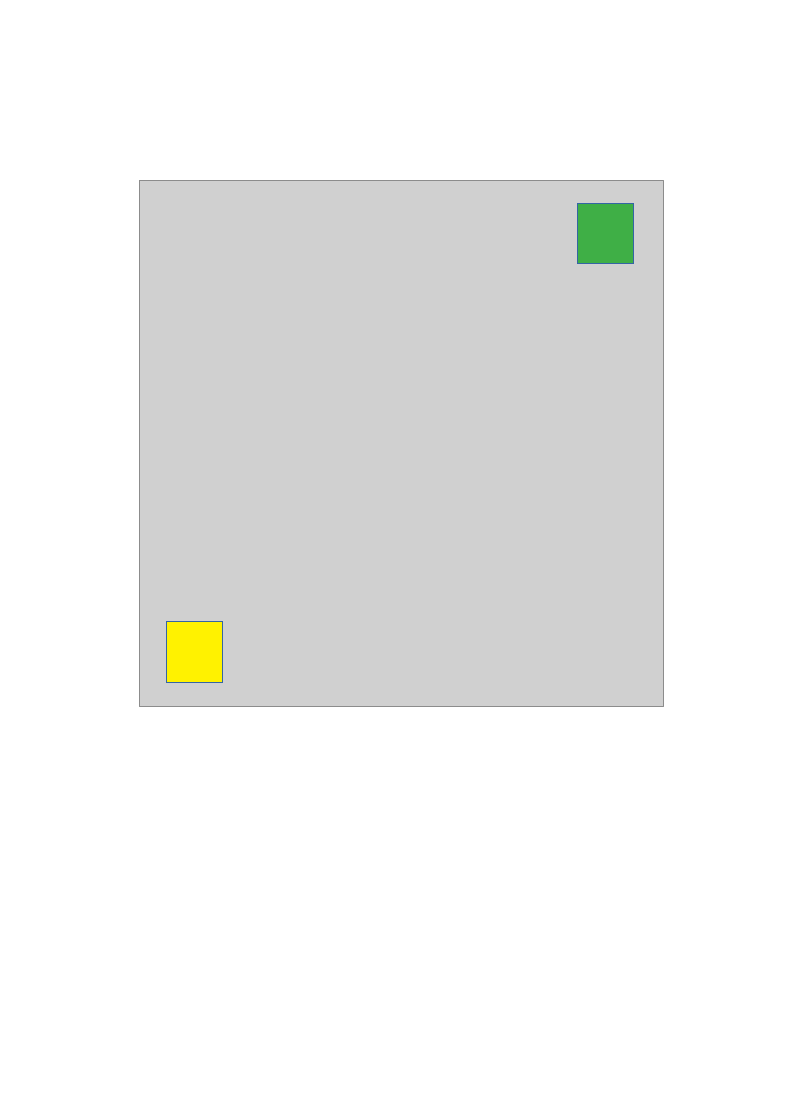
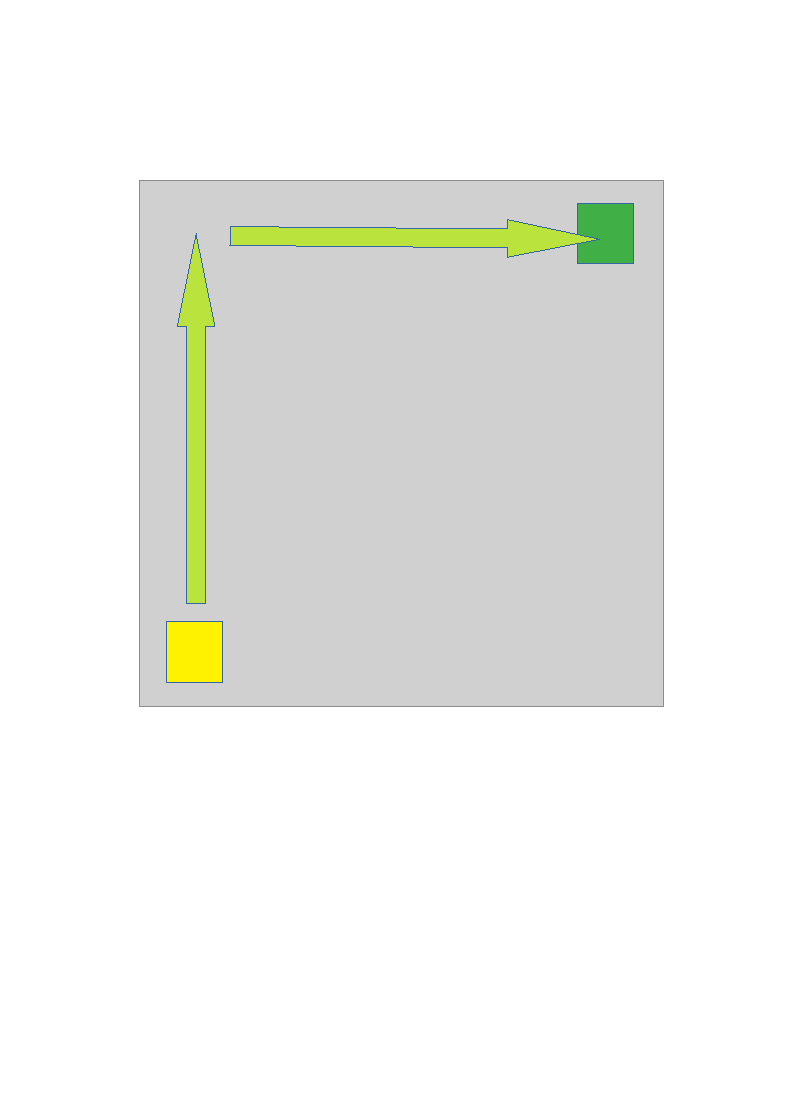
Before and after one commit to fabhrius/La-Cosa, a slide deck: slide 15 of capitulos/5 - Eficiencia y numero de calculos/Eficiencia y numero de calculos.odp. Drawn at 792x1120 pixels with LibreOffice and Linux fonts; fonts in the diff are those of the drawing; grey boxes stand for pictures. Boxes give left, top, right and bottom in pixels: in the first picture for what was removed or moved away, otherwise in the second. Text is boxed around its words. In the diff, an @@ line names an element or a change of style, - is before the commit and + after.

```diff
--- a/capitulos/5 - Eficiencia y numero de calculos/Eficiencia y numero de calculos.odp
+++ b/capitulos/5 - Eficiencia y numero de calculos/Eficiencia y numero de calculos.odp
@@ up arrow added at (x1=177, y1=234, x2=215, y2=603), fill #BBE33D, outline #3465A4 0 pt @@
@@ up arrow added at (x1=229, y1=217, x2=599, y2=258), fill #BBE33D, outline #3465A4 0 pt @@
```
Also in this commit, not shown: 2 slides added, 2 slides removed, 2 other files.
